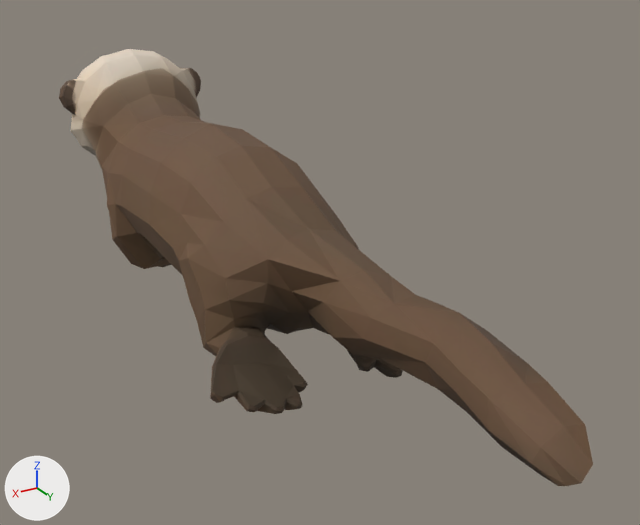
What one commit did to the Blender file ArtSource/SeaOtter/sea_otter.blend.
Rendered twice from a 50 mm camera at (0.323, 0.701, 0.427) aimed at (-0.041, 0.095, 0.124). Lighting does not change. The marker at lower left points along +X, +Y and +Z. The first picture is the older version.

Names of what the first picture shows: 'SeaOtter'.
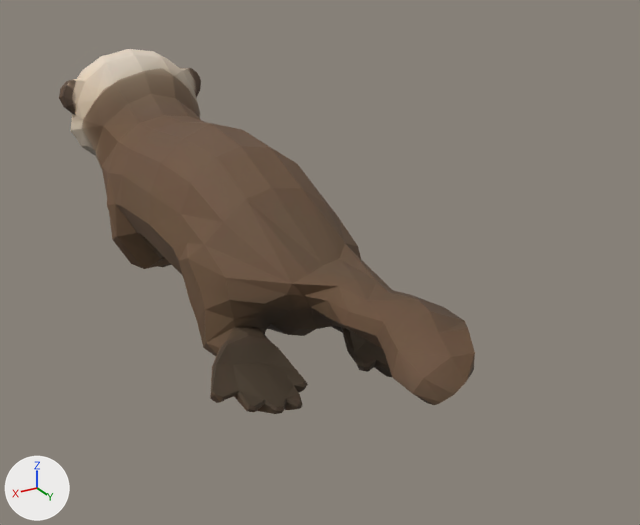
Edits to the bpy script that builds the scene:
```text
Change me_seaotter:
    used by ob_seaotter; location = (0.0, 0.0, 0.0); rotation_euler = (1.571, 0.0, 0.0), in degrees (90, 0, 0); scale = (0.01, 0.01, 0.01)
    remove me_seaotter.from_pydata(...)  # 1137 vertices, 1730 faces; spans x -10.4..10.3, y 3.5..26.0, z -44.4..32.6
    add me_seaotter.from_pydata(...)  # 1137 vertices, 1730 faces; spans x -10.4..10.3, y 3.5..26.0, z -33.4..32.6
    me_seaotter part 1: 88 of 1137 vertices moved; they spanned x -6.3..6.2, y 8.2..22.0, z -44.4..-3.6 and now span x -6.3..6.2, y 7.9..21.9, z -33.4..-3.5; mean shift (-0.3, -0.4, 3.5); largest move (0.9, 13.7, -44.4) -> (0.5, 13.2, -33.4)
```

What differs and where, as boxes [x1, y1, x2, y2] in the pictures (640 x 525 px; the box of a moved part takes in the faces that stretch with it):
'SeaOtter', reshaped (22% narrower, 16% shorter)
    before: [59, 49, 593, 486]
    after: [59, 49, 475, 414]
part 1 of me_seaotter, moved or reshaped
    before: [226, 212, 593, 486]
    after: [226, 211, 475, 405]
